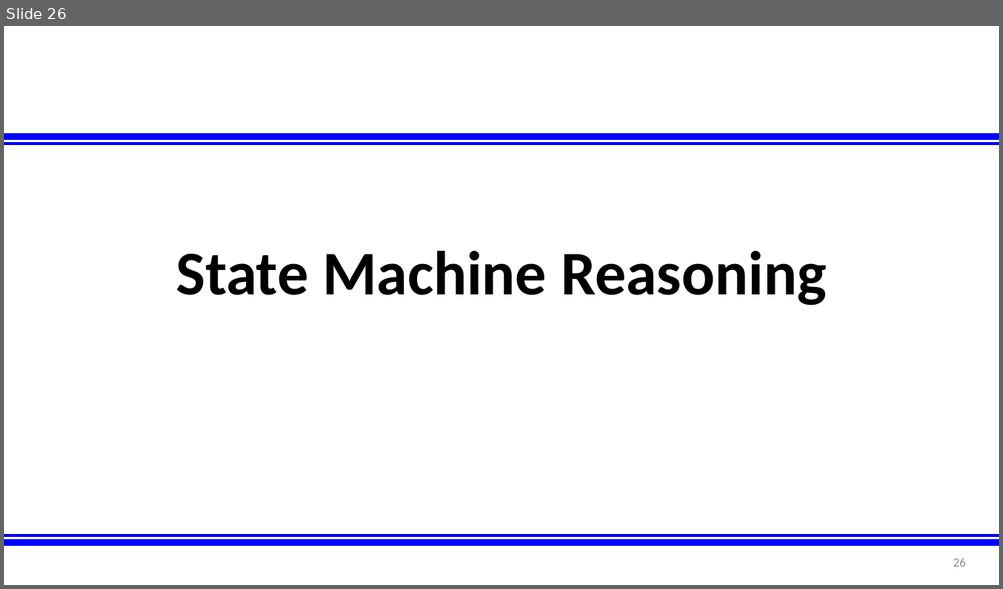
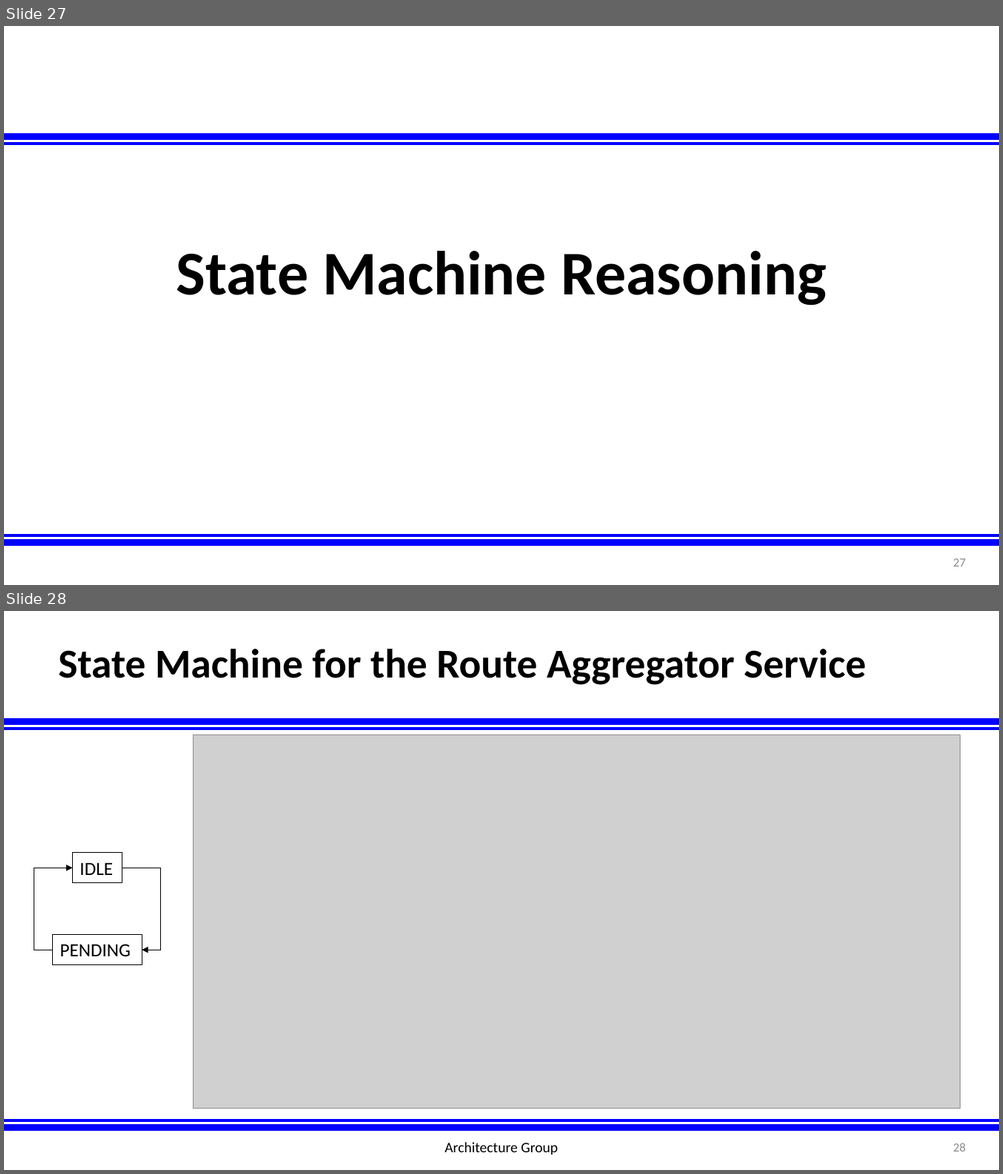
Before and after one commit to afrl-rq/OpenUxAS-SoI, a slide deck: presentations/S5_SoI_Architecture_Group.pptx. Shown one above the other, each under a label of ours: slide 26 before the commit, slides 27 and 28 after it. The pictures are 1003x589 and 1003x1174 pixels, drawn with LibreOffice and Linux fonts; fonts in the diff are those of the drawing; grey boxes stand for pictures; background and template pictures are left out. Boxes give left, top, right and bottom in pixels: in the first picture for what was removed or moved away, otherwise in the second. Text is boxed around its words. In the diff, an @@ line names an element or a change of style, - is before the commit and + after.

```diff
--- a/presentations/S5_SoI_Architecture_Group.pptx
+++ b/presentations/S5_SoI_Architecture_Group.pptx
@@ slide 28 added at [4, 611, 999, 1170], background #FFFFFF; not listed: 5 template elements that a slide beside it also shows @@
@@ title added at [58, 649, 865, 685], 39.6 pt, text #000000, bold @@
+State Machine for the Route Aggregator Service
@@ picture added at [193, 735, 961, 1109] @@
@@ rectangle added at [73, 853, 122, 883], outline #000000 0.75 pt, 18 pt, text #000000 @@
+IDLE
@@ elbow arrow added from (53, 951) to (73, 869), #000000 0.5 pt @@
@@ elbow arrow added from (122, 869) to (142, 951), #000000 0.5 pt @@
@@ rectangle added at [53, 935, 142, 965], outline #000000 0.75 pt, 18 pt, text #000000 @@
+PENDING
@@ text added at [444, 1142, 558, 1155], 14 pt, text #000000 @@
+Architecture Group
@@ what was slide 26 is now slide 27 @@
@@ page number at [953, 559, 965, 567]: text changed @@
-26
+27
```
Also in this commit, not shown: 1 slide changed, 2 other slides added, 1 slide removed.
